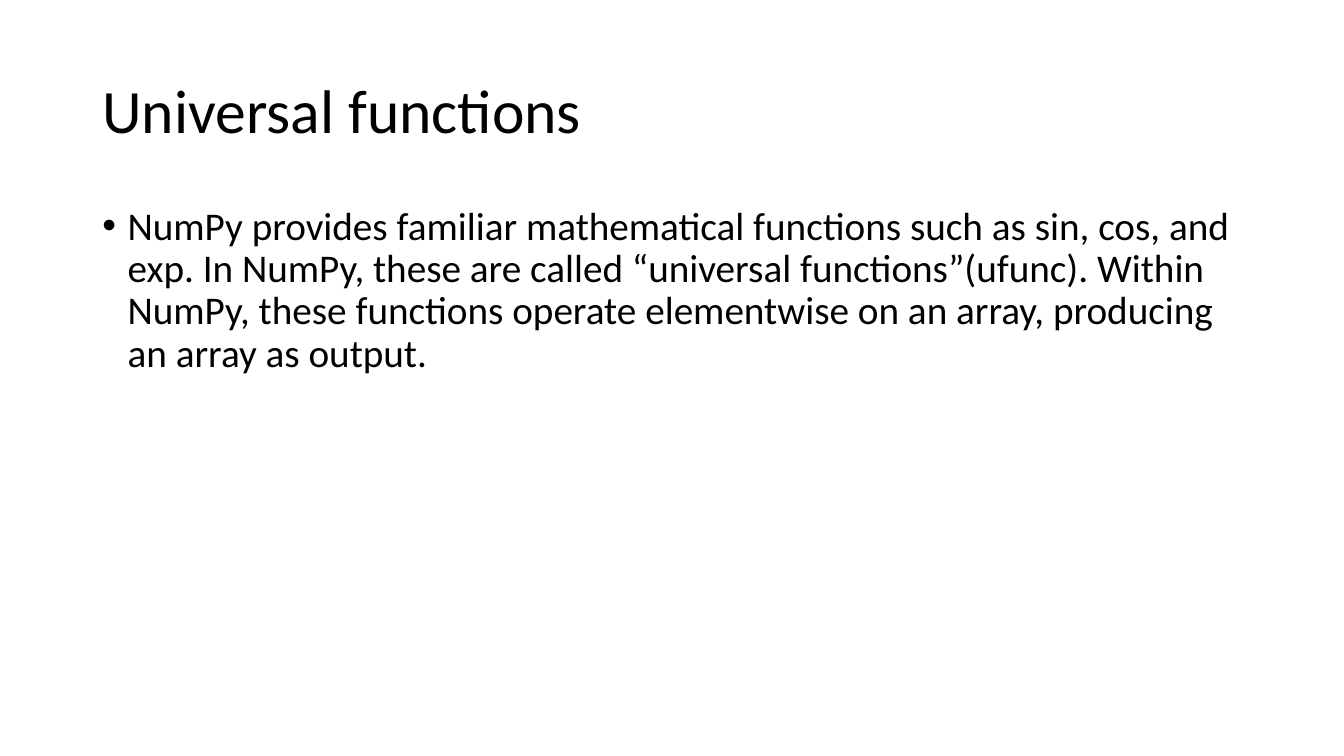
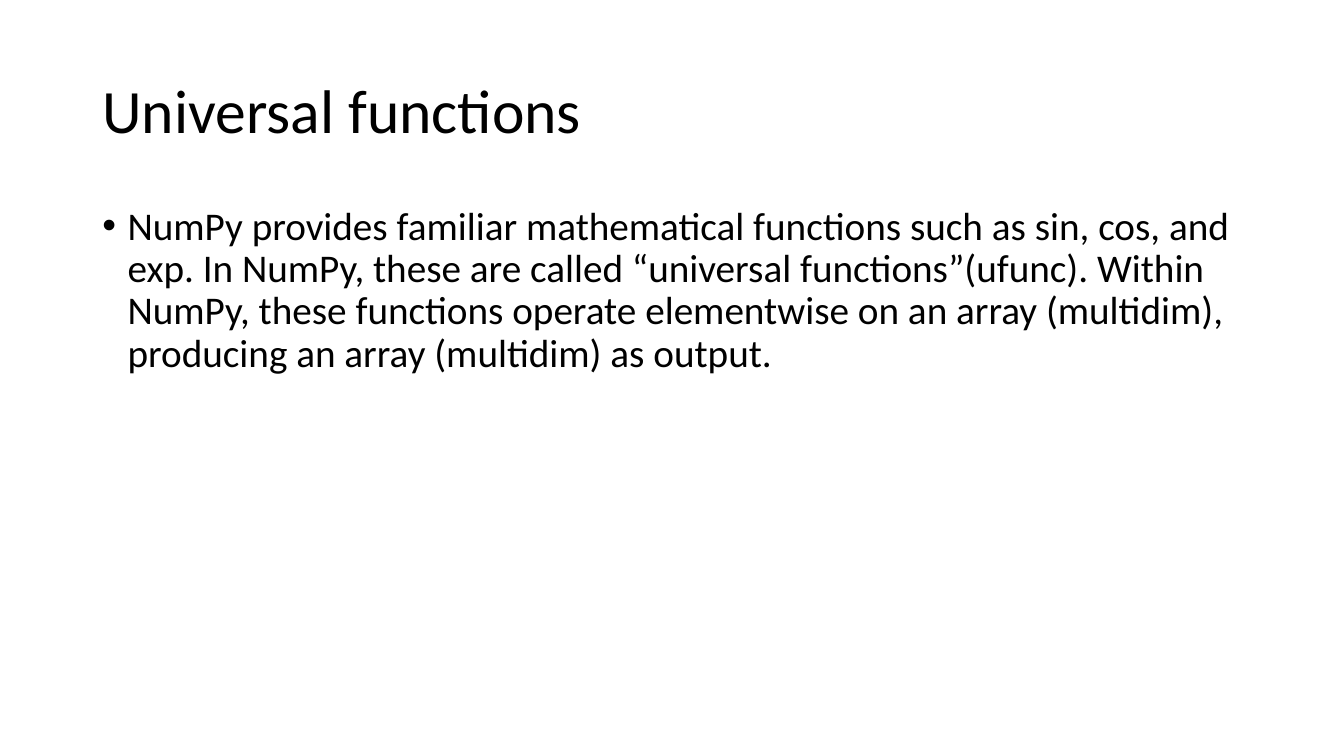
Before and after one commit to FranzGH/IoT_ML, a slide deck: slide 8 of Numpy.pptx. Drawn at 1344x756 pixels with LibreOffice and Linux fonts; fonts in the diff are those of the drawing. Boxes give left, top, right and bottom in pixels: in the first picture for what was removed or moved away, otherwise in the second. Text is boxed around its words. In the diff, an @@ line names an element or a change of style, - is before the commit and + after.

```diff
--- a/Numpy.pptx
+++ b/Numpy.pptx
@@ text at (x1=128, y1=212, x2=1229, y2=374): text changed @@
-• NumPy provides familiar mathematical functions such as sin, cos, and exp. In NumPy, these are called “universal functions”(ufunc). Within NumPy, these functions operate elementwise on an array, producing an array as output.
+• NumPy provides familiar mathematical functions such as sin, cos, and exp. In NumPy, these are called “universal functions”(ufunc). Within NumPy, these functions operate elementwise on an array (multidim), producing an array (multidim) as output.
```
Also in this commit, not shown: 6 other slides changed, 18 other files.
